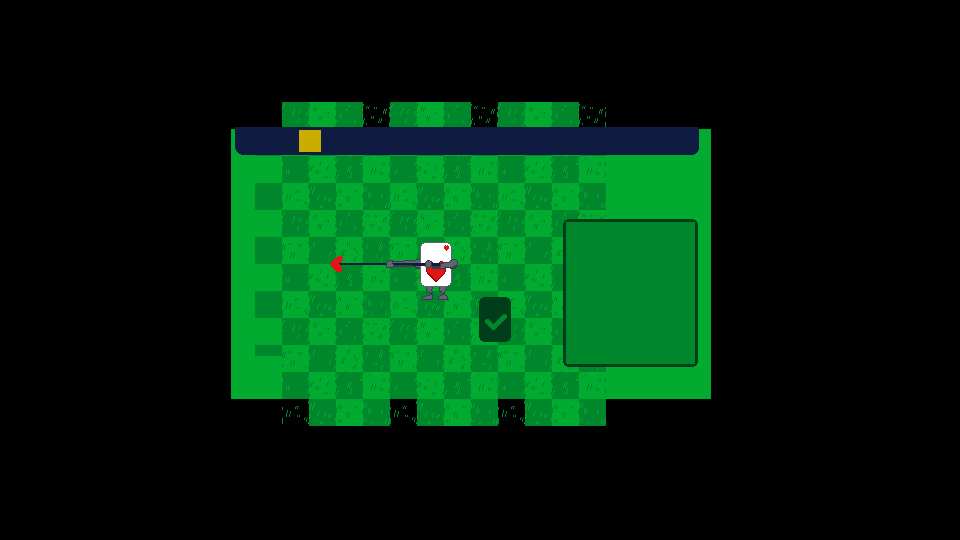
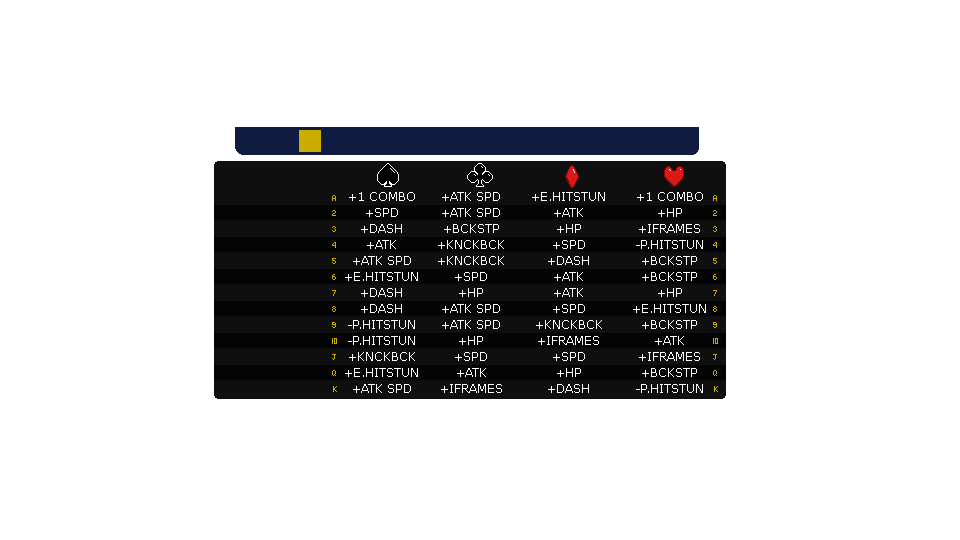
Layered file, before and after one edit (960x540). Changes by layer:
added layer "+1 COMBO ... #1" above "+E.HITSTUN ..." over [633, 192, 706, 393]
added layer "+E.HITSTUN ..." above "+1 COMBO ..." over [532, 192, 605, 393]
added layer "+1 COMBO ..." above "+ATK SPD ..." over [345, 192, 418, 393]
added layer "+ATK SPD ..." above "a red copy #1" over [438, 192, 504, 393]
added layer "a red copy #1" above "a red copy" over [332, 195, 337, 392]
added layer "a red copy" above "diamonds copy" over [713, 195, 718, 392]
added layer "diamonds copy" above "clubs copy" over [565, 165, 579, 188]
added layer "clubs copy" above "spades copy" over [467, 163, 493, 187]
added layer "spades copy" above "hearts copy" over [377, 163, 399, 187]
added layer "hearts copy" above "health bars #3" over [664, 166, 684, 187]
added layer "health bars #3" (93%) above "health bars #2" over [214, 205, 726, 380]
added layer "health bars #2" (94%) above "player health" over [214, 161, 726, 399]
hid "right_idle copy #6" over [330, 256, 458, 300]
hid "hearts" over [426, 245, 449, 282]
hid "backing" over [420, 242, 452, 287]
hid "Layer #3" over [563, 219, 698, 367]
hid "foundation" over [479, 297, 511, 342]
hid "Layer #14" over [255, 102, 606, 426]
hid "Layer" over [231, 129, 711, 399]
hid "Background" over [0, 0, 960, 540]
